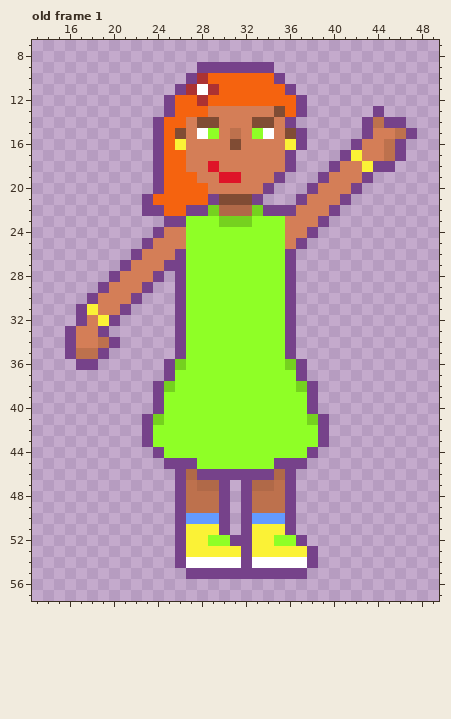
File history of a pixel-art file, art/characters/Rosie.aseprite. That is the earlier state.
64x64 pixels, 1 frame. Colours within 5 levels of each other are drawn and written as one. Shown: old frame 1: x 13..49, y 7..57. The commit also changed other frames, which this record leaves out.
New version:
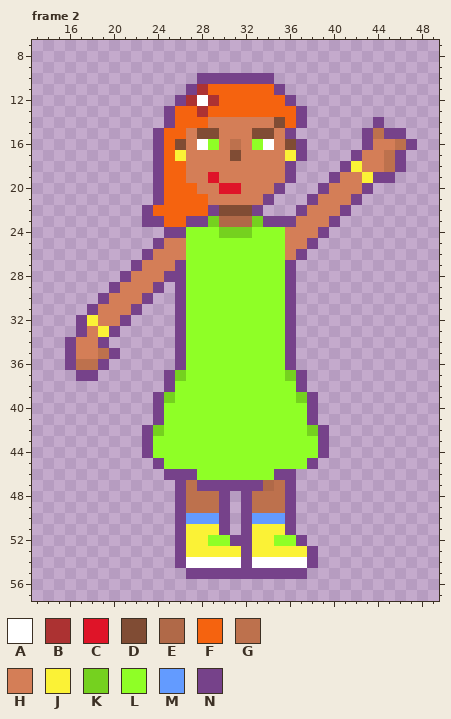
Palette (. is transparent): A #ffffff  B #ac3232  C #df1428  D #804c34  E #b06948  F #f5630f  G #bd714d  H #d47e57  J #fbf236  K #75d11f  L #8fff26  M #639bff  N #76428a
A new or re-ordered frame is compared with the old frame closest to it.
From old to new:
frames 1 -> 6
Frame 2 is new; against old frame 1:
y 9: x 28..34 NNNNNNN -> .......
y 10: x 27..35 NBFFFFFFN -> .NNNNNNN.
y 11: x 26..29 NBAB -> .NBF; x 35..36 FN -> N.
y 12: x 25..29 NFFBF -> .NBAB; x 36..37 FN -> N.
y 13: x 28..35 FHHHHHHD -> BFFFFFFF; x 44 N -> .
y 14: x 24..25 NF -> .N; x 27..29 HDD -> FFH; x 33..37 DDHN. -> HHDFN; x 43..46 NGNN -> .N..
y 15: x 26 D -> F; x 28..29 AL -> DD; x 31 G -> H; x 33..34 LA -> DD; x 36..37 DN -> N.; x 44..47 HHGN -> GNN.
y 16: x 26 J -> D; x 28..29 HH -> AL; x 31 D -> G; x 33..34 HH -> LA; x 36 J -> D; x 42..43 NH -> .N; x 45..47 GN. -> HGN
y 17: x 26 F -> J; x 31 H -> D; x 36..37 N. -> JN; x 41..42 NJ -> .N
y 18: x 29 C -> H; x 40..46 NHHJNN. -> .NJHHGN
y 19: x 27 F -> H; x 29..31 HCC -> CHH; x 35..36 N. -> HN; x 39..40 NH -> .N; x 43..45 N.. -> JNN
y 20: x 28 F -> H; x 30..31 HH -> CC; x 34..35 N. -> HN; x 38..39 NH -> .N; x 42..43 N. -> HN
y 21: x 23..24 NF -> .N; x 29..34 NDDDN. -> HHHHHN; x 37..38 NH -> .N; x 41..42 N. -> HN
y 22: x 24 N -> F; x 27..37 NNKEEEKNNNH -> FFNDDDN...N; x 40..41 N. -> HN
y 23: x 23..36 ..NNLLLKKKLLLH -> NNFFNNKEEEKNNN; x 39..40 N. -> HN
y 24: x 24..26 NHH -> .NN; x 30..32 LLL -> KKK; x 38..39 N. -> HN
y 25: x 23..24 NH -> .N; x 37..38 N. -> HN
y 26: x 22..23 NH -> .N; x 26 N -> H; x 36..37 N. -> HN
y 27: x 21..22 NH -> .N; x 25 N -> H
y 28: x 20..21 NH -> .N; x 24..25 N. -> HN
y 29: x 19..20 NH -> .N; x 23..24 N. -> HN
y 30: x 18..19 NH -> .N; x 22..23 N. -> HN
y 31: x 17..18 NJ -> .N; x 21..22 N. -> HN
y 32: x 18..21 HJN. -> JHHN
y 33: x 16..17 NH -> .N; x 19..20 N. -> JN
y 34: x 19..20 GN -> N.
y 35: x 17..20 GGN. -> HHGN
y 36: x 16..19 .NN. -> NGGN; x 25..26 NK -> .N; x 36..37 KN -> N.
y 37: x 17..18 .. -> NN; x 26 L -> K; x 36 L -> K
y 38: x 24..25 NK -> .N; x 37..38 KN -> N.
y 39: x 25 L -> K; x 37 L -> K
y 41: x 23..24 NK -> .N; x 38..39 KN -> N.
y 42: x 24 L -> K; x 38 L -> K
y 44: x 23..24 .N -> NL; x 38..39 N. -> LN
y 45: x 24..27 .NNN -> NLLL; x 35..38 NNN. -> LLLN
y 46: x 25 . -> N; x 27..35 ENNNNNNNE -> NLLLLLLLN
y 47: x 28..29 EE -> NN; x 31 . -> N; x 33 E -> N
